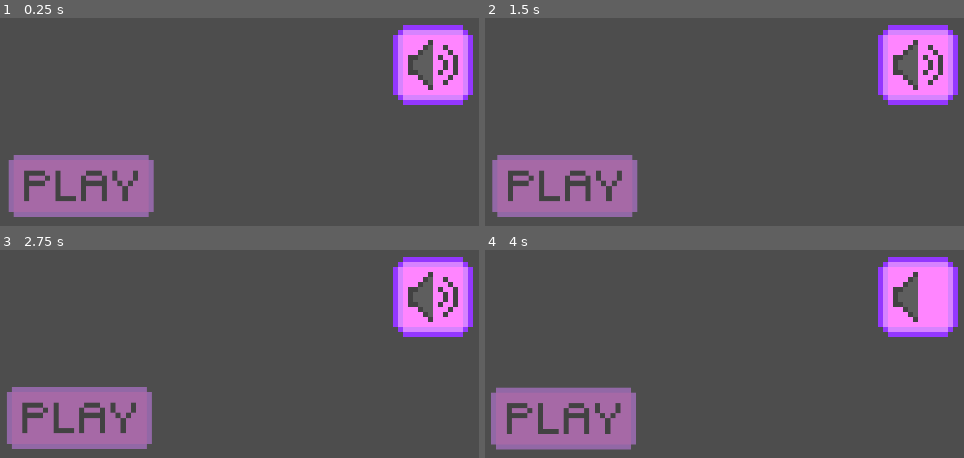
Above: before the commit, frames 1-4 (two rows, left to right).
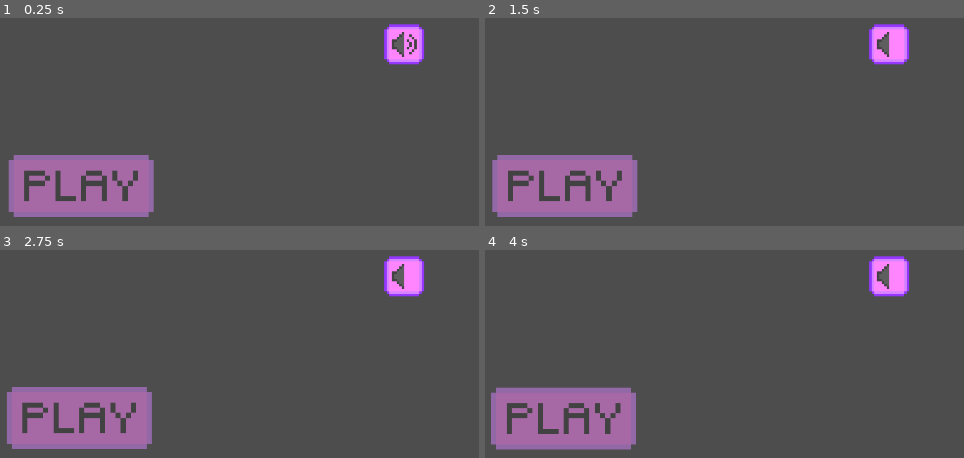
Above: after the commit, the same moments.

Repository: Topech/gamejam2025
Game: Godot game, scene res://main.tscn
Same seed, same stepped clock (60 frames per second), same inputs: the game is played once before the commit and once after it.
Inputs (mouse positions are in pixels of both pictures, inside the frame that each line leads up to):
- Up to frame 1 (0.25 s): no input
- Up to frame 2 (1.5 s): click (916, 65) at 0.52 s; click (887, 45) at 1.27 s
- Up to frame 3 (2.75 s): click "This button starts the game!" at 2 s
- Up to frame 4 (4 s): click (916, 297) at 2.77 s; click "This button starts the game!" at 3.5 s

The runs differ from the first frame. In frame 1, 5.3% of the frame differs, in the area x 80-99%, y 2-42%; in frame 2, 5.2%; in frame 3, 5.2%; in frame 4, 5.5%.

Commit message:
Clean up button script and un-used images

Diff:
--- a/button.gd
+++ b/button.gd
@@ -9,17 +9,11 @@
 # Called every frame. 'delta' is the elapsed time since the previous frame.
 # func _process(delta: float) -> void:
 
-
-
 func _on_start_button_pressed() -> void:
 	get_tree().change_scene_to_file("res://round.tscn")
 
-
-
-
 func _on_options_button_pressed() -> void:
 	pass # Replace with function body.
-
 
 func _on_start_button_mouse_entered() -> void:
 	$Menu/StartButton/StartButtonTooltip.visible = true
--- a/button.tscn
+++ b/button.tscn
@@ -2,8 +2,8 @@
 
 [ext_resource type="Script" path="res://button.gd" id="1_6syls"]
 [ext_resource type="Script" path="res://start_button.gd" id="2_d5gbx"]
-[ext_resource type="Texture2D" uid="uid://bciy3tvnlmt4" path="res://Assets/Buttons/Unmute_Large.png" id="2_wd6n5"]
-[ext_resource type="Texture2D" uid="uid://dqc7ey2a8n8dm" path="res://Assets/Buttons/Mute_Large.png" id="3_jg8vh"]
+[ext_resource type="Texture2D" uid="uid://o4is81kctjp6" path="res://Assets/Buttons/Unmute_Medium.png" id="2_h262g"]
+[ext_resource type="Texture2D" uid="uid://5iehey8ip3uc" path="res://Assets/Buttons/Mute_Medium.png" id="3_g1nhb"]
 [ext_resource type="Texture2D" uid="uid://degcmku0mhc20" path="res://Assets/Buttons/MainMenu/Play_2.png" id="3_mvdgq"]
 
 [sub_resource type="StyleBoxEmpty" id="StyleBoxEmpty_nx3b4"]
@@ -37,15 +37,15 @@
 grow_vertical = 2
 script = ExtResource("1_6syls")
 
-[node name="TextureButton" type="TextureButton" parent="."]
+[node name="MuteButton" type="TextureButton" parent="."]
 layout_mode = 2
-offset_left = 1128.0
-offset_top = 24.0
-offset_right = 1256.0
-offset_bottom = 152.0
+offset_left = 1114.0
+offset_top = 23.0
+offset_right = 1178.0
+offset_bottom = 87.0
 toggle_mode = true
-texture_normal = ExtResource("2_wd6n5")
-texture_pressed = ExtResource("3_jg8vh")
+texture_normal = ExtResource("2_h262g")
+texture_pressed = ExtResource("3_g1nhb")
 stretch_mode = 4
 
 [node name="Menu" type="VBoxContainer" parent="."]
Binary file removed: ef29ae88b3f22b41bb4b85e773efbb56.jpg
Not shown, removed: ef29ae88b3f22b41bb4b85e773efbb56.jpg.import
